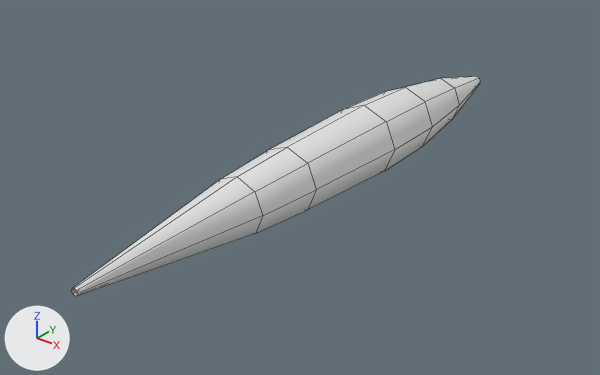
An edit to the Blender file models/v-1.blend, drawn before and after from the same camera.
Camera for both pictures: a 50 mm lens placed at (5.68, -5.78, 4.22), pointed at (-0.02, 1.35, -0.2). Arrows for +X, +Y and +Z are at lower left; the lights stay in place. Mesh edges are drawn as thin lines.
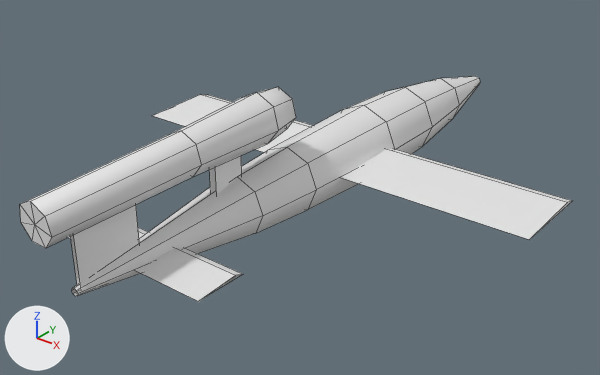
Commit message: Sdelana osnova V-1

What differs and where, as boxes (x1, y1, x2, y2) in the pictures (600 x 375 px):
'Cylinder.004', added
    after: (20, 87, 296, 248)
'Cylinder', added
    after: (152, 94, 572, 240)
'Cylinder.003', added
    after: (70, 205, 139, 287)
'Cylinder.002', added
    after: (68, 227, 242, 301)
'Cylinder.001', added
    after: (209, 156, 242, 195)

Patch to the scene script:
```diff
--- a/models/v-1.blend.py
+++ b/models/v-1.blend.py
@@ me_cylinder @@
+me_cylinder.from_pydata([(0.0, 1.0, -1.0), (0.57, 0.02, -1.0), (0.04, 0.83, -1.0), (0.0, 1.0, 1.0), (0.57, 0.02, 1.0), (0.04, 0.83, 1.0)], [], [(0, 3, 4, 1), (1, 4, 5, 2), (3, 0, 2, 5), (0, 1, 2), (3, 5, 4)])
@@ me_cylinder_001 @@
+me_cylinder_001.from_pydata([(0.0, 1.0, -1.0), (0.87, -0.5, -1.0), (-0.87, -0.5, -1.0), (0.0, 1.0, 1.0), (0.87, -0.5, 1.0), (-0.87, -0.5, 1.0)], [], [(0, 3, 4, 1), (1, 4, 5, 2), (3, 0, 2, 5)])
@@ me_cylinder_005 @@
+me_cylinder_005.from_pydata(...)  # 30 vertices, 35 faces; spans x -1.17..1.17, y -1.08..1.2, z -5.5..1.0
@@ me_cylinder_008 @@
+me_cylinder_008.from_pydata([(0.0, 1.0, -1.0), (0.01, -0.5, -1.0), (-0.37, 0.75, -1.0), (0.0, 1.0, 1.0), (0.01, -0.5, 1.0), (-0.37, 0.75, 1.0)], [], [(0, 3, 4, 1), (1, 4, 5, 2), (3, 0, 2, 5)])
@@ ob_cylinder @@
+ob_cylinder = bpy.data.objects.new('Cylinder', me_cylinder)
+ob_cylinder.location = (0.0, 1.8, 0.5)
+ob_cylinder.rotation_euler = (1.571, 2.094, 1.571)  # degrees (90, 120, 90)
+ob_cylinder.scale = (1.0, 1.0, 2.85)
@@ ob_cylinder_001 @@
+ob_cylinder_001 = bpy.data.objects.new('Cylinder.001', me_cylinder_001)
+ob_cylinder_001.location = (0.0, 0.0, 0.4)
+ob_cylinder_001.scale = (0.05, 0.3, 0.3)
@@ ob_cylinder_004 @@
+ob_cylinder_004 = bpy.data.objects.new('Cylinder.004', me_cylinder_005)
+ob_cylinder_004.location = (0.0, -1.8, 0.85)
+ob_cylinder_004.rotation_euler = (1.606, 0.0, 0.0)  # degrees (92, 0, 0)
+ob_cylinder_004.scale = (0.25, 0.25, 0.5)
@@ ob_cylinder_002 @@
+ob_cylinder_002 = bpy.data.objects.new('Cylinder.002', me_cylinder_008)
+ob_cylinder_002.location = (0.0, -1.2, 0.0)
+ob_cylinder_002.rotation_euler = (0.0, 1.571, 0.0)  # degrees (0, 90, 0)
+ob_cylinder_002.scale = (0.1, 0.4, 1.0)
@@ ob_cylinder_003 @@
+ob_cylinder_003 = bpy.data.objects.new('Cylinder.003', me_cylinder_001.copy())
+ob_cylinder_003.location = (0.0, -1.7, 0.35)
+ob_cylinder_003.scale = (0.03, 0.5, 0.35)
```
